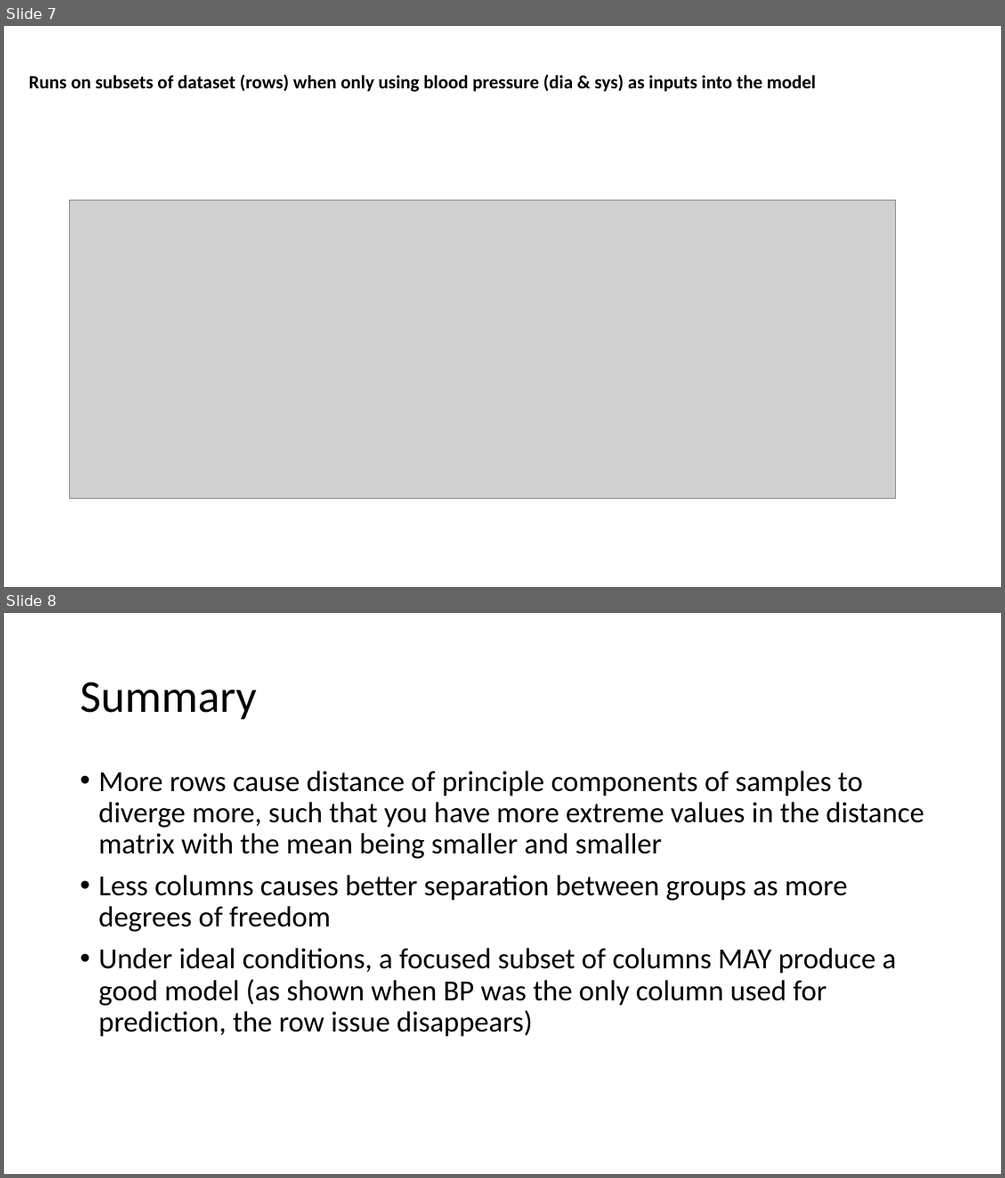
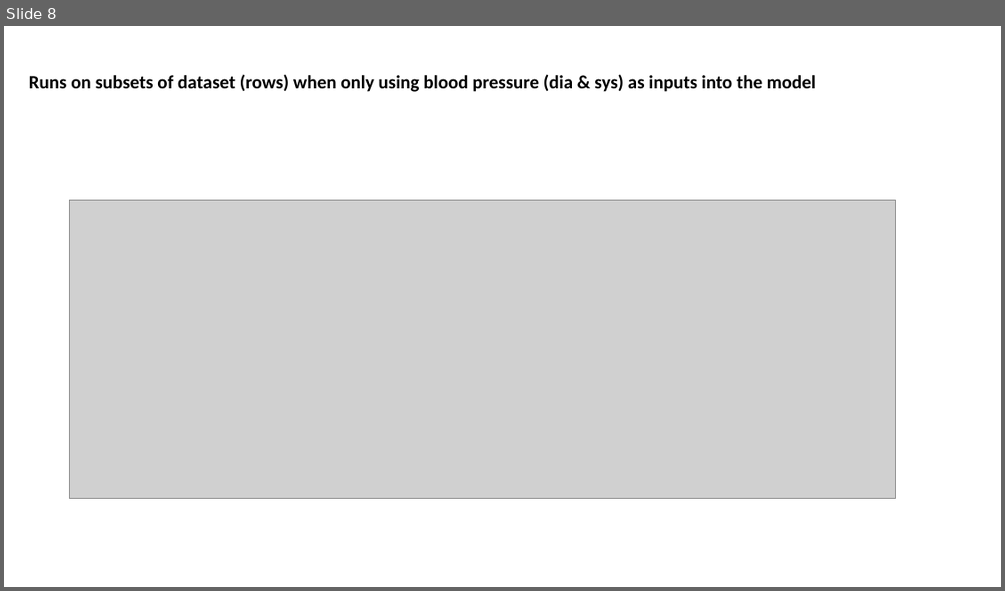
Before and after one commit to zhaohanxiong/OxfordCVM, a slide deck: job_results.pptx. Shown one above the other, each under a label of ours: slides 7 and 8 before the commit, slide 8 after it. The pictures are 1005x1178 and 1005x591 pixels, drawn with LibreOffice and Linux fonts; fonts in the diff are those of the drawing; grey boxes stand for pictures. Boxes give left, top, right and bottom in pixels: in the first picture for what was removed or moved away, otherwise in the second. Text is boxed around its words. In the diff, an @@ line names an element or a change of style, - is before the commit and + after.

```diff
--- a/job_results.pptx
+++ b/job_results.pptx
@@ slide 8 removed at [4,613,1001,1174], background #FFFFFF @@
@@ title removed at [80,682,256,720] @@
-Summary
@@ text removed at [98,771,923,1037] @@
-• More rows cause distance of principle components of samples to diverge more, such that you have more extreme values in the distance matrix with the mean being smaller and smaller
-• Less columns causes better separation between groups as more degrees of freedom
-• Under ideal conditions, a focused subset of columns MAY produce a good model (as shown when BP was the only column used for prediction, the row issue disappears)
@@ what was slide 7 is now slide 8 @@
```
Also in this commit, not shown: 1 slide changed, 1 slide added, 1 other file.
